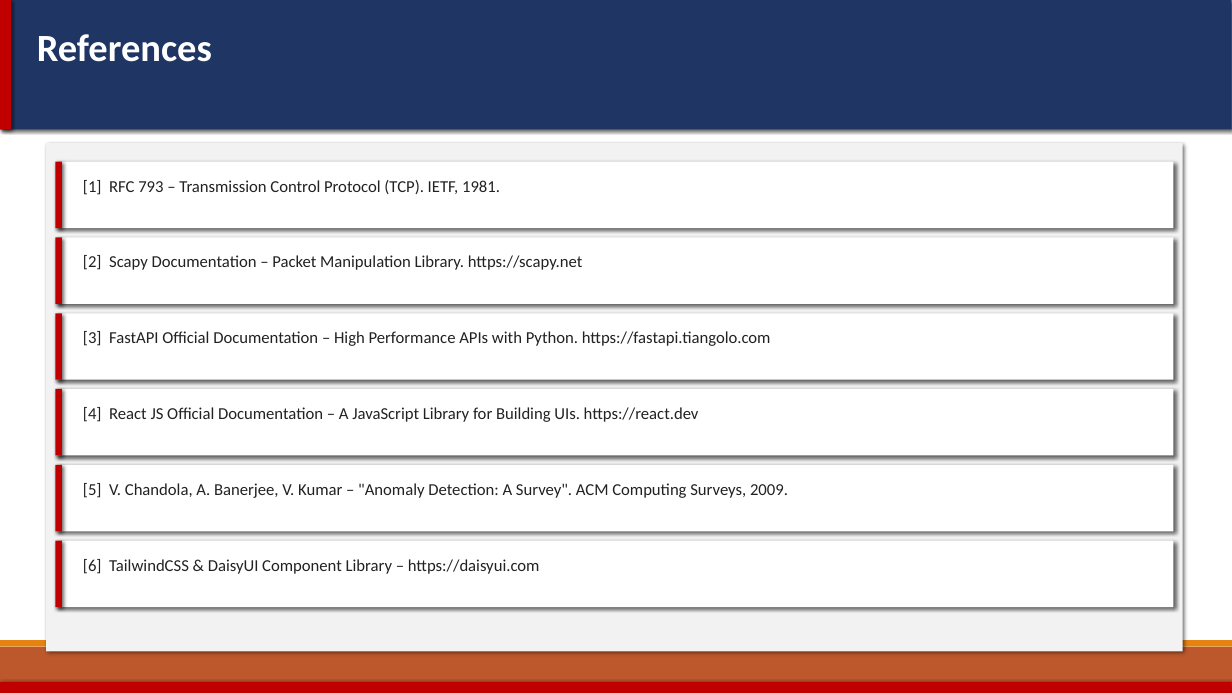
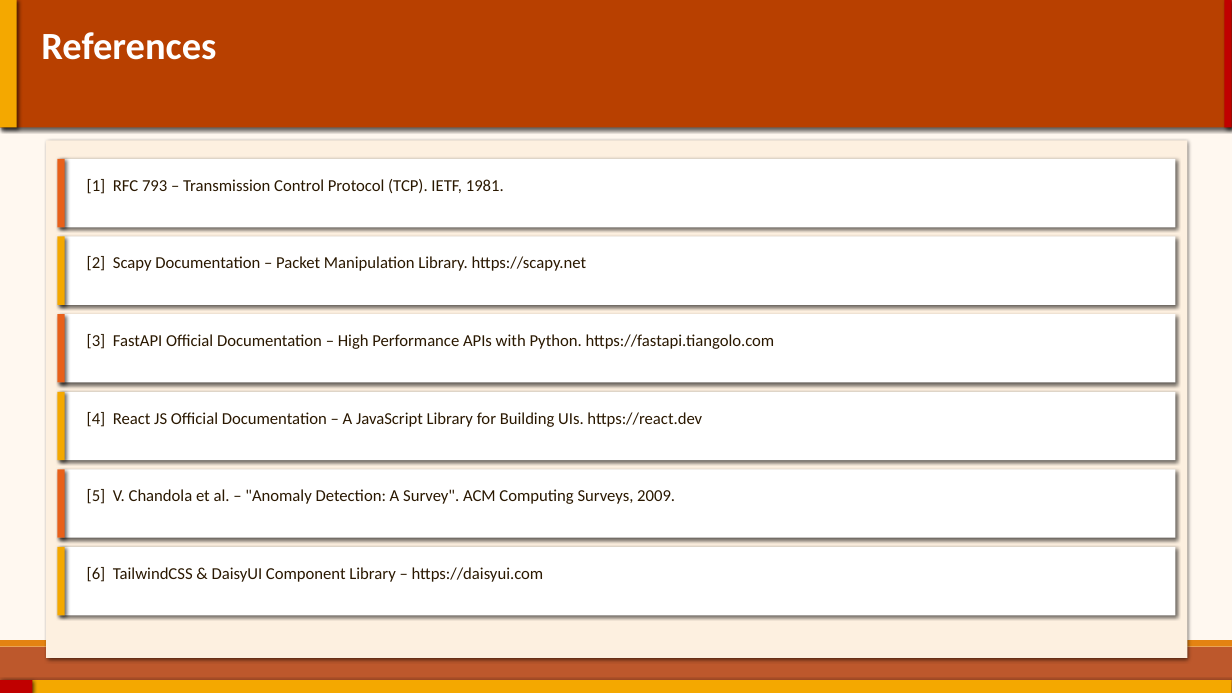
Before and after one commit to Priyanshi27G/CyberTrace, a slide deck: slide 9 of CyberTrace_Viva_Presentation.pptx. Drawn at 1232x693 pixels with LibreOffice and Linux fonts; fonts in the diff are those of the drawing. Boxes give left, top, right and bottom in pixels: in the first picture for what was removed or moved away, otherwise in the second. Text is boxed around its words. In the diff, an @@ line names an element or a change of style, - is before the commit and + after.

```diff
--- a/CyberTrace_Viva_Presentation.pptx
+++ b/CyberTrace_Viva_Presentation.pptx
@@ background #FFFFFF to #FFF8F0 @@
@@ rectangle at bbox=[0, 0, 1232, 128]: fill #1F3564 to #B84000 @@
@@ rectangle: place and size @@
-rectangle at bbox=[0, 0, 11, 129]
+rectangle at bbox=[0, 0, 17, 128]
@@ text "References": place and size @@
-text "References" at bbox=[37, 34, 212, 62]
+text "References" at bbox=[41, 32, 216, 60]
@@ rectangle added at bbox=[1225, 0, 1232, 128], fill #C00000 @@
@@ rectangle: place and size @@
-rectangle at bbox=[46, 143, 1183, 652]
+rectangle at bbox=[46, 140, 1188, 658]
@@ rectangle at bbox=[46, 140, 1188, 658]: fill #F2F2F2 to #FDF0E0 @@
@@ fill #C00000 to #E8601A in 3 elements at bbox=[57, 314, 65, 383], bbox=[57, 159, 65, 227], bbox=[57, 470, 65, 538] @@
@@ text at bbox=[87, 489, 675, 504]: text changed; text colour #222222 to #2A1800 @@
-[5] V. Chandola, A. Banerjee, V. Kumar – "Anomaly Detection: A Survey". ACM Computing Surveys, 2009.
+[5] V. Chandola et al. – "Anomaly Detection: A Survey". ACM Computing Surveys, 2009.
@@ fill #C00000 to #F4A800 in 5 elements at bbox=[0, 0, 17, 128], bbox=[0, 680, 1232, 693], bbox=[57, 237, 65, 305], bbox=[57, 392, 65, 460], bbox=[57, 547, 65, 616] @@
@@ 6 rectangles: place and size @@
-6 rectangles at bbox=[55, 389, 1174, 607]
+6 rectangles at bbox=[57, 392, 1176, 616]
@@ text colour #222222 to #2A1800 in 5 elements at bbox=[87, 179, 504, 194], bbox=[87, 256, 587, 271], bbox=[87, 334, 775, 349], bbox=[87, 412, 702, 427], bbox=[87, 567, 544, 582] @@
@@ text "[6] TailwindCSS & DaisyUI Component ...": place and size @@
-text "[6] TailwindCSS & DaisyUI Component ..." at bbox=[83, 559, 540, 574]
+text "[6] TailwindCSS & DaisyUI Component ..." at bbox=[87, 567, 544, 582]
@@ rectangle added at bbox=[0, 680, 32, 693], fill #C00000 @@
```
Also in this commit, not shown: 8 other slides changed, 1 other file.
